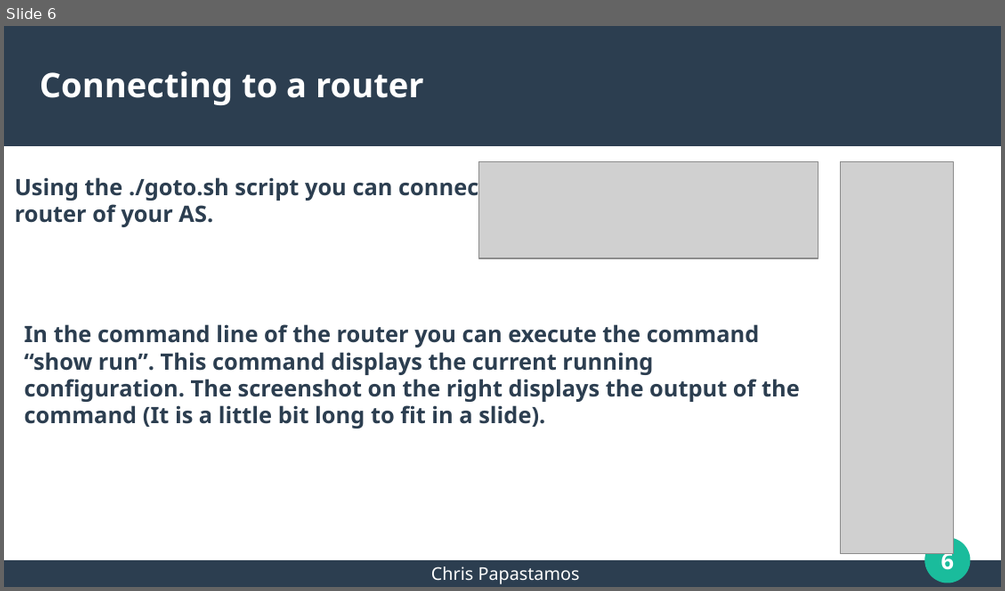
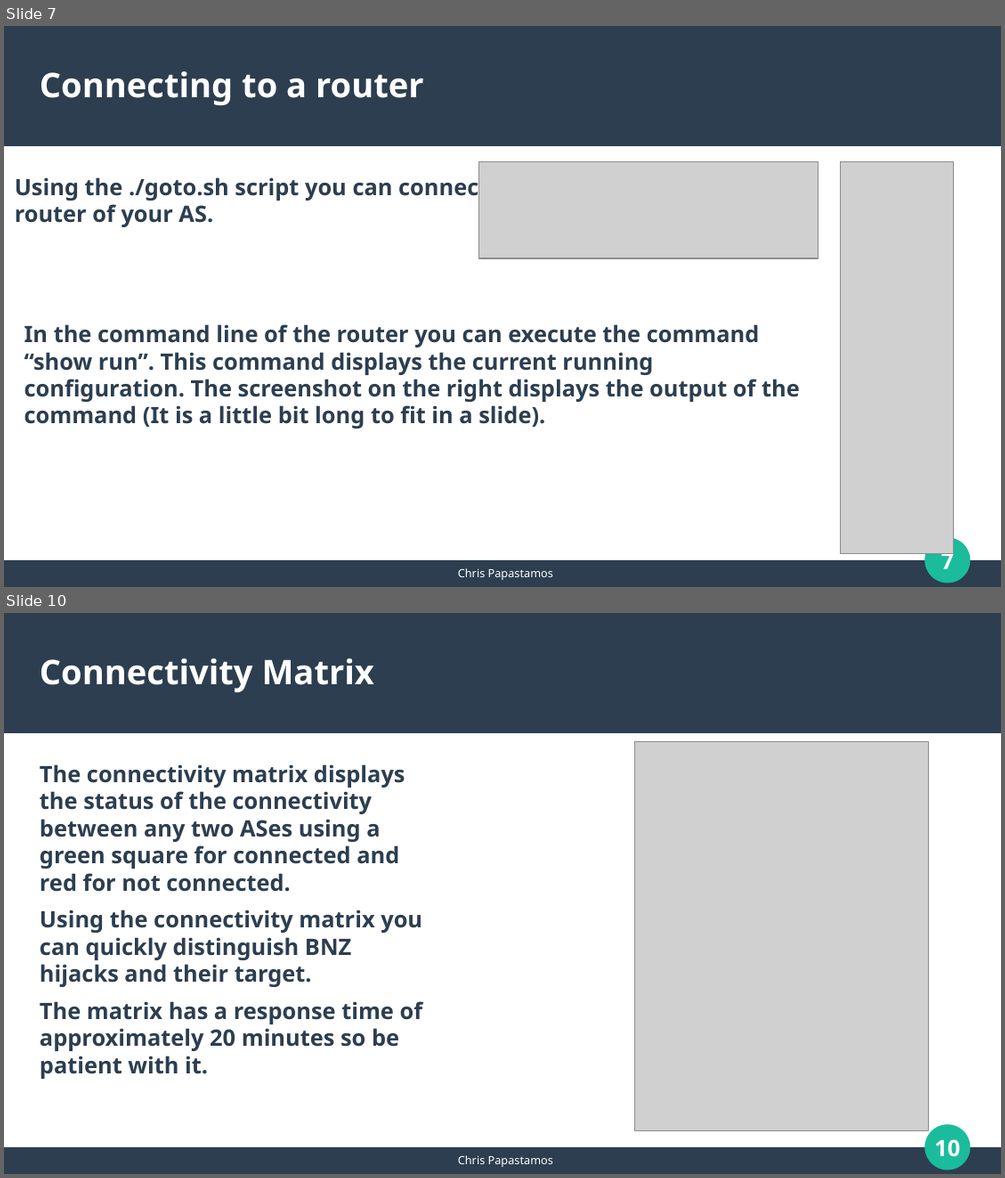
Before and after one commit to papastam/mini_internet_extention, a slide deck: HY436-Assignment4/session1/mini-internet_intro.odp. Shown one above the other, each under a label of ours: slide 6 before the commit, slides 7 and 10 after it; the slides between them are not shown. The pictures are 1005x591 and 1005x1178 pixels, drawn with LibreOffice and Linux fonts; fonts in the diff are those of the drawing; grey boxes stand for pictures. Boxes give left, top, right and bottom in pixels: in the first picture for what was removed or moved away, otherwise in the second. Text is boxed around its words. In the diff, an @@ line names an element or a change of style, - is before the commit and + after.

```diff
--- a/HY436-Assignment4/session1/mini-internet_intro.odp
+++ b/HY436-Assignment4/session1/mini-internet_intro.odp
@@ slide 10 added at [4,613,1001,1174], background #FFFFFF; not listed: 4 template elements that a slide beside it also shows @@
@@ title added at [40,658,374,692], 27 pt, text #FFFFFF, bold @@
+Connectivity Matrix
@@ picture added at [634,741,929,1130] @@
@@ text added at [40,764,423,1078], 18 pt, text #2C3E50, bold @@
+The connectivity matrix displays the status of the connectivity between any two ASes using a green square for connected and red for not connected.
+Using the connectivity matrix you can quickly distinguish BNZ hijacks and their target.
+The matrix has a response time of approximately 20 minutes so be patient with it.
@@ text added at [458,1155,553,1167], 9 pt, text #FFFFFF @@
+Chris Papastamos
@@ what was slide 6 is now slide 7 @@
@@ slide 7 changed as well @@
@@ page number at [941,548,955,569]: text changed @@
-6
+7
@@ text "Chris Papastamos" at [458,568,553,580]: size 14 to 9 pt @@
```
Also in this commit, not shown: 5 other slides changed, 5 other slides added, 2 slides removed, 1 other file.
